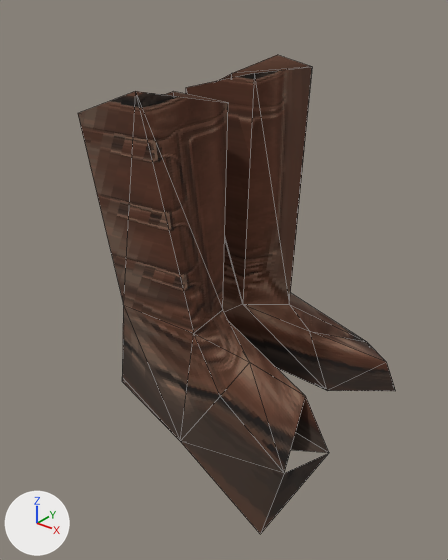
The glTF model assets/models/armadura/botas/laminar_cuero@mujer.glb as it was, and as the next commit left it.
Rendered twice from a 50 mm camera at (0.343, -0.558, 0.478) aimed at (-0.076, -0.033, 0.153). Lighting does not change. The marker at lower left points along +X, +Y and +Z. The first picture is the older version. Mesh edges are drawn as thin lines. Vertices at exactly the same position are counted once.

Objects in the first picture: 'armadura.botas.laminar_cuero'.
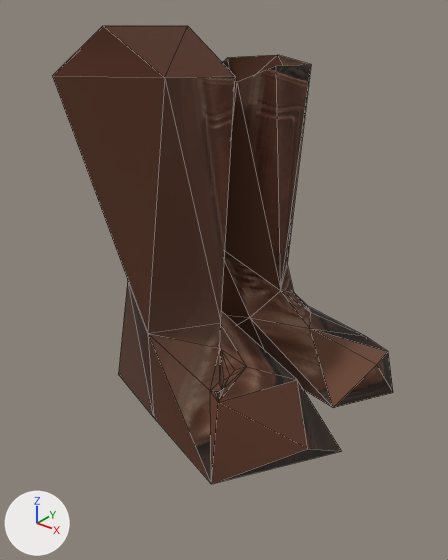
Pixel boxes (x1, y1, x2, y2) of what changed, in the pictures (448 x 560 px):
'armadura.botas.laminar_cuero', reshaped (7% wider): before (78, 55, 396, 534); after (52, 26, 393, 484)
part 1 of me_armadura_botas_laminar_cuero, rebuilt (15% wider): before (78, 91, 329, 534); after (52, 26, 341, 484)
part 2 of me_armadura_botas_laminar_cuero, rebuilt: before (186, 55, 396, 391); after (222, 55, 393, 408)

What the commit changed:
me_armadura_botas_laminar_cuero is used by ob_armadura_botas_laminar_cuero; location (0.0, 0.0, 0.0).
me_armadura_botas_laminar_cuero had 43 vertices, 69 faces and spanned x -0.225..0.109, y -0.157..0.165, z -0.061..0.387.
me_armadura_botas_laminar_cuero now has 64 vertices, 114 faces and spans x -0.237..0.106, y -0.167..0.165, z -0.021..0.44.
me_armadura_botas_laminar_cuero part 1: the loose piece of 22 vertices spanning x -0.225..0.091, y -0.157..0.0, z -0.061..0.384 is rebuilt with 32 vertices and now spans x -0.237..0.104, y -0.167..0.011, z -0.016..0.44.
me_armadura_botas_laminar_cuero part 2: the loose piece of 21 vertices spanning x -0.219..0.109, y 0.018..0.165, z -0.012..0.387 is rebuilt with 32 vertices and now spans x -0.22..0.106, y 0.013..0.165, z -0.021..0.39.
